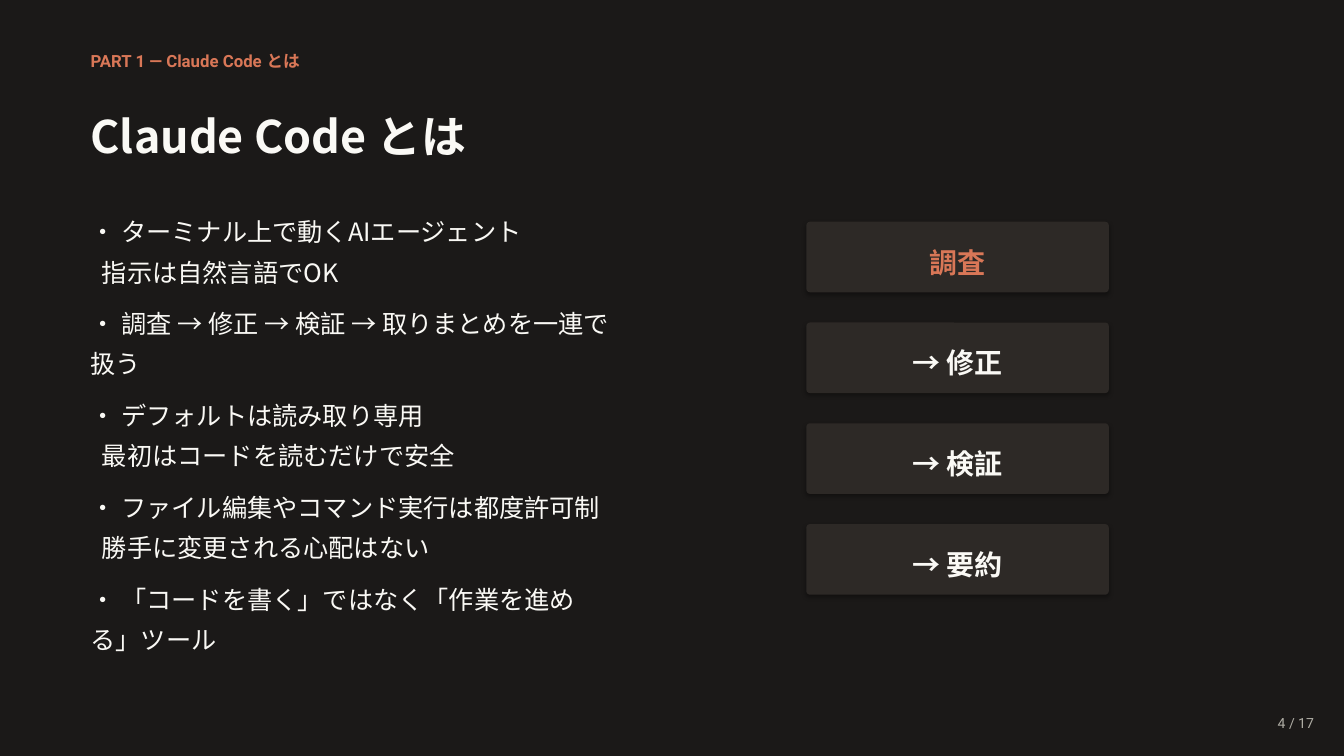
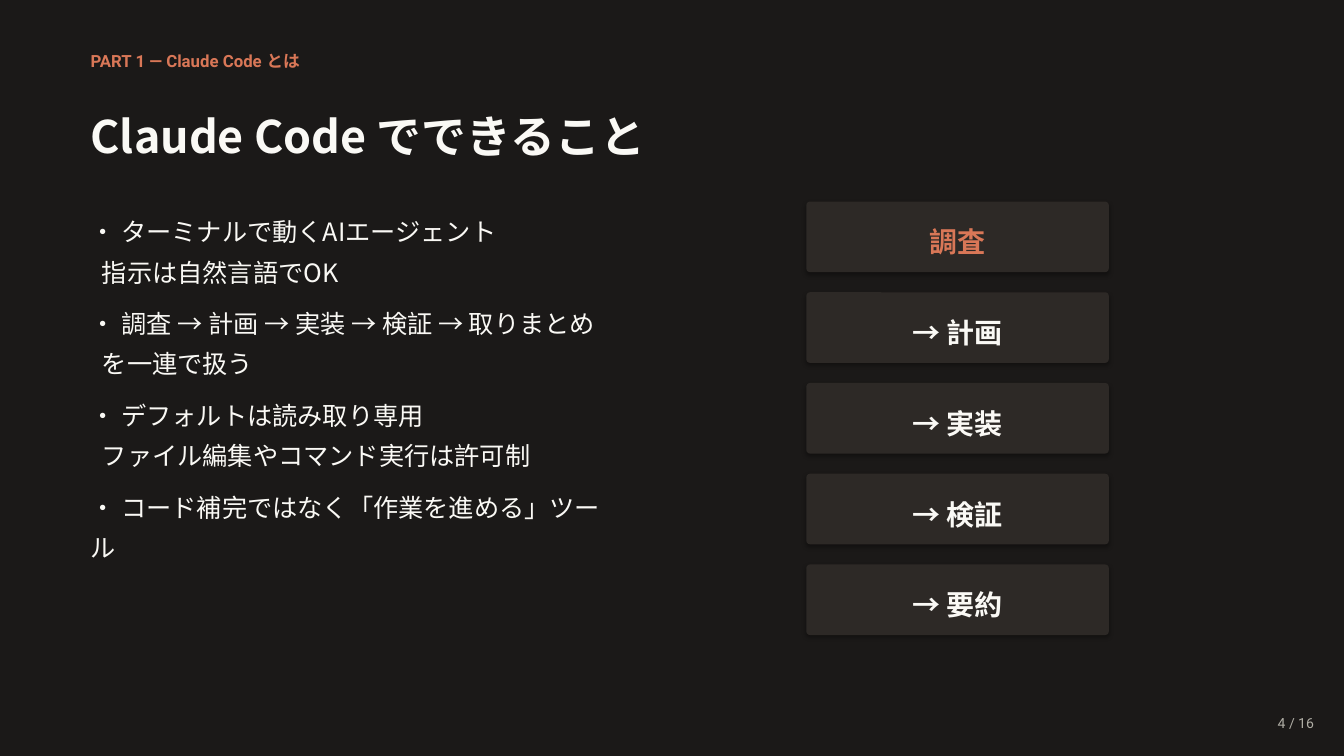
Before and after one commit to Ischca/zenn, a slide deck: slide 4 of slides/session1.pptx. Drawn at 1344x756 pixels with LibreOffice and Linux fonts; fonts in the diff are those of the drawing. Boxes give left, top, right and bottom in pixels: in the first picture for what was removed or moved away, otherwise in the second. Text is boxed around its words. In the diff, an @@ line names an element or a change of style, - is before the commit and + after.

```diff
--- a/slides/session1.pptx
+++ b/slides/session1.pptx
@@ text at bbox=[91, 116, 645, 156]: text changed @@
-Claude Code とは
+Claude Code でできること
@@ rounded rectangle: place and size @@
-rounded rectangle at bbox=[807, 222, 1109, 292]
+rounded rectangle at bbox=[807, 202, 1109, 272]
@@ text at bbox=[91, 220, 600, 558]: text changed @@
-• ターミナル上で動くAIエージェント
-指示は自然言語でOK
-• 調査 → 修正 → 検証 → 取りまとめを一連で扱う
-• デフォルトは読み取り専用
-最初はコードを読むだけで安全
-• ファイル編集やコマンド実行は都度許可制
-勝手に変更される心配はない
-• 「コードを書く」ではなく「作業を進める」ツール
+• ターミナルで動くAIエージェント
+指示は自然言語でOK
+• 調査 → 計画 → 実装 → 検証 → 取りまとめ
+を一連で扱う
+• デフォルトは読み取り専用
+ファイル編集やコマンド実行は許可制
+• コード補完ではなく「作業を進める」ツール
@@ text "調査": place and size @@
-text "調査" at bbox=[930, 249, 986, 276]
+text "調査" at bbox=[930, 228, 986, 255]
@@ rounded rectangle: place and size @@
-rounded rectangle at bbox=[807, 323, 1109, 393]
+rounded rectangle at bbox=[807, 292, 1109, 363]
@@ text at bbox=[947, 319, 1003, 346]: text changed @@
-→ 修正
+→ 計画
@@ rounded rectangle: place and size @@
-rounded rectangle at bbox=[807, 423, 1109, 494]
+rounded rectangle at bbox=[807, 383, 1109, 454]
@@ text added at bbox=[947, 410, 1003, 437], 20 pt, text #FAF9F5, bold @@
+→ 実装
@@ rounded rectangle: place and size @@
-rounded rectangle at bbox=[807, 524, 1109, 595]
+rounded rectangle at bbox=[807, 474, 1109, 544]
@@ text "→ 検証": place and size @@
-text "→ 検証" at bbox=[947, 450, 1003, 477]
+text "→ 検証" at bbox=[947, 501, 1003, 528]
@@ rounded rectangle added at bbox=[807, 565, 1109, 635], fill #2D2926 @@
@@ text "→ 要約": place and size @@
-text "→ 要約" at bbox=[947, 551, 1003, 578]
+text "→ 要約" at bbox=[947, 591, 1003, 618]
@@ text at bbox=[1278, 718, 1314, 728]: text changed @@
-4 / 17
+4 / 16
```
Also in this commit, not shown: 13 other slides changed, 1 slide added, 2 slides removed, 1 other file.
